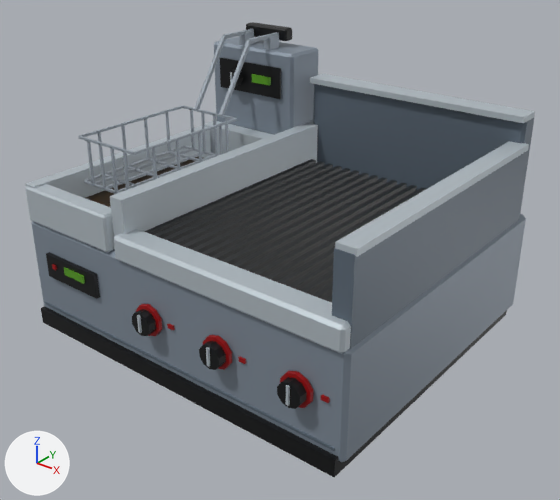
What one commit did to the FBX model art/equipment/BurgerStation/BurgerStation.fbx.
One viewpoint serves both versions: a camera (50 mm lens) standing at (0.462, -0.571, 0.439) and looking at (0.018, -0.016, 0.095). Arrows for +X, +Y and +Z are at lower left; the lights stay in place. The first picture is the older version. Objects named as collision shapes, trigger or cutter boxes, shadow casters or lower levels of detail are left out. Where no turn or scale is listed for an object, it has been applied to the vertices.

Names of what the first picture shows: 'BurgerStation_Body'.
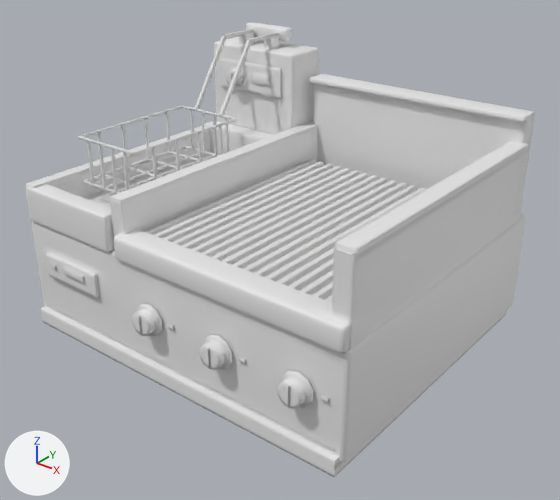
Where the change shows, as pixel boxes (x1, y1, x2, y2) in the pictures (560 x 500 px):
'BurgerStation_Body', recoloured (lighter): (25, 22, 535, 477) in both

Edits to the bpy script that builds the scene:
```text
Add img_t_burgerstation_n_png:
    img_t_burgerstation_n_png = load_image('T_BurgerStation_N.png', 'T_BurgerStation_N.png', 512, 512, 'Non-Color')
Add mat_burgerstation_gamelook:
    mat_burgerstation_gamelook = bpy.data.materials.new('BurgerStation_GameLook')
    mat_burgerstation_gamelook.use_nodes = True; mat_burgerstation_gamelook.node_tree.nodes.clear()
    _N = mat_burgerstation_gamelook.node_tree.nodes; _L = mat_burgerstation_gamelook.node_tree.links
    n0 = _N.new('ShaderNodeBsdfPrincipled'); n0.name = 'Principled BSDF'
    n1 = _N.new('ShaderNodeOutputMaterial'); n1.name = 'Material Output'
    n2 = _N.new('ShaderNodeTexImage'); n2.name = 'Image Texture'
    n2.image = img_t_burgerstation_n_png
    n3 = _N.new('ShaderNodeNormalMap'); n3.name = 'Normal Map'
    _L.new(n2.outputs[0], n3.inputs[1])  # 'Color' to 'Color'
    _L.new(n3.outputs[0], n0.inputs[5])  # 'Normal' to 'Normal'
    _L.new(n0.outputs[0], n1.inputs[0])  # 'BSDF' to 'Surface'
Change me_burgerstation_mesh_001:
    where me_burgerstation_mesh_001.from_pydata(...)  # 926 vertices, 1484 faces; spans x -0.198..0.198, y -0.176..0.172, z 0.0..0.279
    remove me_burgerstation_mesh_001.materials.append(mat_m_burgerstation)  # picture img_t_burgerstation_basecolor_png
    add me_burgerstation_mesh_001.materials.append(mat_burgerstation_gamelook)
```
